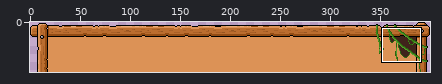
File history of a sprite sheet, assets/entities/abilities/ability_bar.png. Above: a wide view before the commit, with the close-up outlined.
Close-up. The starting point:
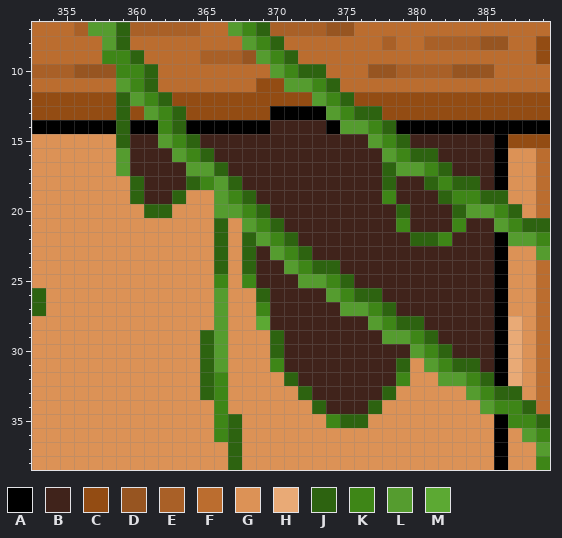
The file is 400x50 pixels. Shown: x 353..389, y 7..38.
Palette (. is transparent): A #000000  B #40231b  C #934c13  D #975521  E #a96027  F #bb6d2f  G #dc9256  H #e9aa76  J #2d6310  K #3e8617  L #559c2f  M #5ca933
Pixels before, first column x 353:
 7 FFFELLJEEEEEFFLKJEEEEDDFFFFFFFFFFFFFF
 8 FFFFFLJFFFFFFFFLKJFFFFFFFEFFEEEEDDFFC
 9 FFFFFKKJFFFFEEEDLKJFFFFFFFFFFFFFFFFFC
10 EEEDDDKKJFFFFFFFFLKJJFFFDDEEEEDDDFFFF
11 FFFFFFLKJFFFFFFFCCLLKJFFFFFFFFFFFFFFF
12 CCCCCCJLKJCCCCCCCCCCLKJCCCCCCCCCCCCCC
13 CCCCCCJCLKJCCCCCCAAAALKJJCCCCCCCCCCCC
14 AAAAAAJAAKJAAAAAABBBBALLKJAAAAAAAAAAA
15 GGGGGGJBBLKJBBBBBBBBBBBBLKJBBBBBBACCC
16 GGGGGGLBBBLKJBBBBBBBBBBBBLKJJBBBBAGGF
17 GGGGGGLBBBBLLJBBBBBBBBBBBJLLKJBBBAGGF
18 GGGGGGGJBBBJKLJBBBBBBBBBBJBBJKJJBAGGF
19 GGGGGGGJBBJGGLKJBBBBBBBBBKBBBJKKJJGGF
20 GGGGGGGGJJGGGLLKJBBBBBBBBBJBBBJLLKJGF
21 GGGGGGGGGGGGGJGLKJBBBBBBBBKBBBKBBLKJJ
22 GGGGGGGGGGGGGJGJLKJBBBBBBBBJJKBBBALLK
23 GGGGGGGGGGGGGJGJBLKJBBBBBBBBBBBBBAGGL
24 GGGGGGGGGGGGGJGJBBLKJJBBBBBBBBBBBAGGF
25 GGGGGGGGGGGGGKGKBBBLLKJBBBBBBBBBBAGGF
26 JGGGGGGGGGGGGLGGJBBBBLKJJBBBBBBBBAGGF
27 JGGGGGGGGGGGGLGGKBBBBBLLKJBBBBBBBAGGF
28 GGGGGGGGGGGGGLGGMBBBBBBBLKJJBBBBBAHGF
29 GGGGGGGGGGGGJLGGGJBBBBBBBLLKJBBBBAHGF
30 GGGGGGGGGGGGJLGGGJBBBBBBBBBLKJBBBAHGF
31 GGGGGGGGGGGGJLGGGKBBBBBBBBJGLKJJBAHGF
32 GGGGGGGGGGGGJKGGGGJBBBBBBBKGGLLKJAHGF
33 GGGGGGGGGGGGJKGGGGGJBBBBBJGGGGGLKJJGF
34 GGGGGGGGGGGGGKGGGGGGJBBBJGGGGGGGLKKJF
35 GGGGGGGGGGGGGKJGGGGGGKJJGGGGGGGGGAKKJ
36 GGGGGGGGGGGGGKJGGGGGGGGGGGGGGGGGGAGLK
37 GGGGGGGGGGGGGGJGGGGGGGGGGGGGGGGGGAGGL
38 GGGGGGGGGGGGGGJGGGGGGGGGGGGGGGGGGAGGK
Once edited:
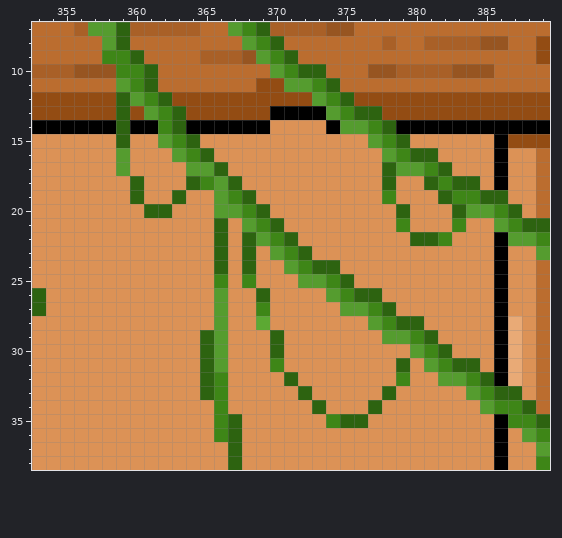
Message: Fixade med ui-grejer exp-bar fungerar
From old to new:
y 14: x 370..373 BBBB -> GGGG
y 15: x 360..361 BB -> GG; x 365..376 BBBBBBBBBBBB -> GGGGGGGGGGGG; x 380..385 BBBBBB -> GGGGGG
y 16: x 360..362 BBB -> GGG; x 366..377 BBBBBBBBBBBB -> GGGGGGGGGGGG; x 382..385 BBBB -> GGGG
y 17: x 360..363 BBBB -> GGGG; x 367..377 BBBBBBBBBBB -> GGGGGGGGGGG; x 383..385 BBB -> GGG
y 18: x 361..363 BBB -> GGG; x 368..377 BBBBBBBBBB -> GGGGGGGGGG; x 379..380 BB -> GG; x 385 B -> G
y 19: x 361..362 BB -> GG; x 369..377 BBBBBBBBB -> GGGGGGGGG; x 379..381 BBB -> GGG
y 20: x 370..378 BBBBBBBBB -> GGGGGGGGG; x 380..382 BBB -> GGG
y 21: x 371..378 BBBBBBBB -> GGGGGGGG; x 380..382 BBB -> GGG; x 384..385 BB -> GG
y 22: x 372..379 BBBBBBBB -> GGGGGGGG; x 383..385 BBB -> GGG
y 23: x 369 B -> G; x 373..385 BBBBBBBBBBBBB -> GGGGGGGGGGGGG
y 24: x 369..370 BB -> GG; x 375..385 BBBBBBBBBBB -> GGGGGGGGGGG
y 25: x 369..371 BBB -> GGG; x 376..385 BBBBBBBBBB -> GGGGGGGGGG
y 26: x 370..373 BBBB -> GGGG; x 378..385 BBBBBBBB -> GGGGGGGG
y 27: x 370..374 BBBBB -> GGGGG; x 379..385 BBBBBBB -> GGGGGGG
y 28: x 370..376 BBBBBBB -> GGGGGGG; x 381..385 BBBBB -> GGGGG
y 29: x 371..377 BBBBBBB -> GGGGGGG; x 382..385 BBBB -> GGGG
y 30: x 371..379 BBBBBBBBB -> GGGGGGGGG; x 383..385 BBB -> GGG
y 31: x 371..378 BBBBBBBB -> GGGGGGGG; x 385 B -> G
y 32: x 372..378 BBBBBBB -> GGGGGGG
y 33: x 373..377 BBBBB -> GGGGG
y 34: x 374..376 BBB -> GGG
Changed places in both close-ups, as pixel boxes (x1, y1, x2, y2):
changed: (130, 120, 494, 414)
